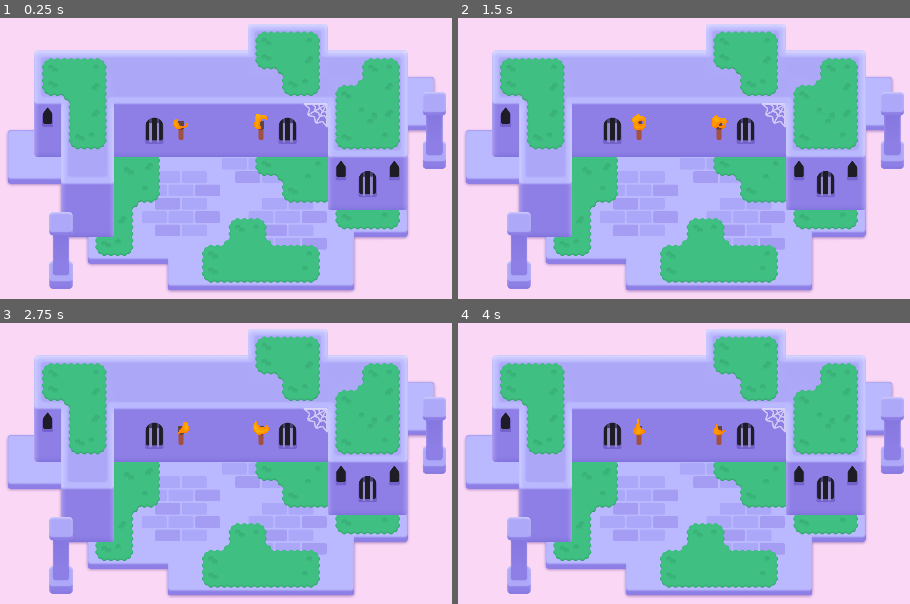
Above: before the commit, frames 1-4 (two rows, left to right).
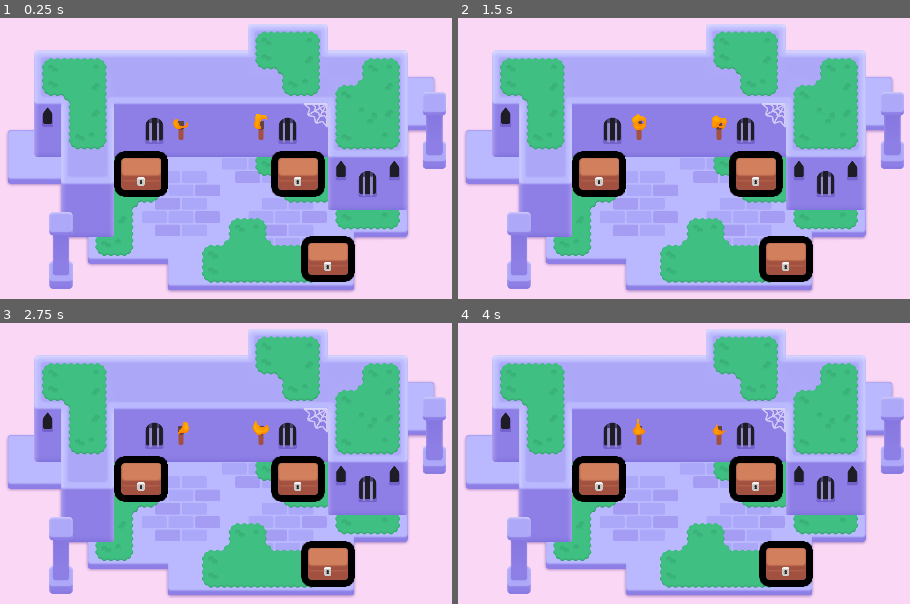
Above: after the commit, the same moments.

Repository: Wurtyl/2d-GameDev-Course
Game: Godot game, scene res://lessons/mini_dungeon.tscn
Two runs of this game, one before a commit and one after it. Both use one fixed random seed, a clock stepped at 60 frames per second and the inputs below.
Inputs (mouse positions are in pixels of both pictures, inside the frame that each line leads up to):
- Up to frame 1 (0.25 s): no input
- Up to frame 2 (1.5 s): tap Enter at 0.5 s; move the mouse to (855, 152) at 0.52 s; press the mouse at (855, 152) at 0.53 s; hold D (move_right) 0.53-1.28 s; tap Space at 0.77 s; move the mouse to (516, 197) at 1.27 s; release the mouse at (516, 197) at 1.28 s; hold S (move_down) from 1.28 s (still down); right-click (516, 197) at 1.35 s; click (516, 197) at 1.42 s
- Up to frame 3 (2.75 s): tap Space at 1.52 s; move the mouse to (302, 382) at 2.02 s; release S (move_down) at 2.03 s; hold D (move_right) from 2.03 s (still down); tap Z at 2.1 s; click (302, 382) at 2.17 s
- Up to frame 4 (4 s): move the mouse to (638, 570) at 2.77 s; release D (move_right) at 2.78 s; hold W (move_up) 2.78-3.53 s; click (638, 570) at 2.85 s; tap Space at 3.02, 3.77 s; move the mouse to (outside the picture) at 3.52 s; hold A (move_left) from 3.53 s (still down); hold Right mouse button (right_click) from 3.53 s (still down); click (outside the picture) at 3.67 s

The runs differ from the first frame. In frame 1, 5.7% of the frame differs, in the area x 25-79%, y 47-94%; in frame 2, 5.7%; in frame 3, 5.7%; in frame 4, 5.7%.

Commit message:
M.6 - Looting / L.3-4 / Complete

Diff:
--- /dev/null
+++ b/M06.looting_workbook/lessons/chest/chest.gd
@@ -0,0 +1,21 @@
+extends Area2D
+
+@onready var canvas_group = $CanvasGroup
+
+func _ready() -> void:
+	mouse_entered.connect(_on_mouse_entered)
+	mouse_exited.connect(_on_mouse_exited)
+	canvas_group.material.set_shader_parameter("line_thickness", 7.0)
+
+func _on_mouse_entered():
+	var tween := create_tween()
+	tween.tween_method(set_outline_thickness, 7.0, 10.0, 0.08)
+	canvas_group.material.set_shader_parameter("line_thickness", 10.0)
+
+func _on_mouse_exited():
+	var tween := create_tween()
+	tween.tween_method(set_outline_thickness, 10.0, 7.0, 0.08)
+	canvas_group.material.set_shader_parameter("line_thickness", 7.0)
+
+func set_outline_thickness(new_thickness: float) -> void:
+	canvas_group.material.set_shader_parameter("line_thickness", new_thickness)
--- a/M06.looting_workbook/lessons/chest/chest.tscn
+++ b/M06.looting_workbook/lessons/chest/chest.tscn
@@ -1,3 +1,83 @@
-[gd_scene format=3 uid="uid://m8w232sqestx"]
+[gd_scene load_steps=11 format=3 uid="uid://m8w232sqestx"]
+
+[ext_resource type="Shader" path="res://lessons/chest/group_outline.gdshader" id="1_bcxoa"]
+[ext_resource type="Script" path="res://lessons/chest/chest.gd" id="1_rult6"]
+[ext_resource type="Texture2D" uid="uid://bnem1cahhoxdk" path="res://lessons/chest/top.png" id="2_eh16b"]
+[ext_resource type="Texture2D" uid="uid://c3hwsm5ugp8qw" path="res://lessons/chest/bottom.png" id="2_l6n8r"]
+[ext_resource type="Texture2D" uid="uid://bu2jin246nel5" path="res://lessons/chest/lock.png" id="3_2byyv"]
+
+[sub_resource type="RectangleShape2D" id="RectangleShape2D_2qgjv"]
+size = Vector2(94, 74)
+
+[sub_resource type="ShaderMaterial" id="ShaderMaterial_m3fbo"]
+resource_local_to_scene = true
+shader = ExtResource("1_bcxoa")
+shader_parameter/line_color = Color(0, 0, 0, 1)
+shader_parameter/line_thickness = 7.0
+shader_parameter/viewport_scale = Vector2(1, 1)
+
+[sub_resource type="Animation" id="Animation_3fu7n"]
+resource_name = "open"
+tracks/0/type = "value"
+tracks/0/imported = false
+tracks/0/enabled = true
+tracks/0/path = NodePath("CanvasGroup/Top:position")
+tracks/0/interp = 1
+tracks/0/loop_wrap = true
+tracks/0/keys = {
+"times": PackedFloat32Array(0, 0.1, 0.2),
+"transitions": PackedFloat32Array(1, 1, 1),
+"update": 0,
+"values": [Vector2(1, -29), Vector2(51, -93), Vector2(113, 54)]
+}
+
+[sub_resource type="Animation" id="Animation_xnrsx"]
+length = 0.001
+tracks/0/type = "value"
+tracks/0/imported = false
+tracks/0/enabled = true
+tracks/0/path = NodePath("CanvasGroup/Top:position")
+tracks/0/interp = 1
+tracks/0/loop_wrap = true
+tracks/0/keys = {
+"times": PackedFloat32Array(0),
+"transitions": PackedFloat32Array(1),
+"update": 0,
+"values": [Vector2(1, -29)]
+}
+
+[sub_resource type="AnimationLibrary" id="AnimationLibrary_4eowo"]
+_data = {
+"RESET": SubResource("Animation_xnrsx"),
+"open": SubResource("Animation_3fu7n")
+}
 
 [node name="Chest" type="Area2D"]
+script = ExtResource("1_rult6")
+
+[node name="CollisionShape2D" type="CollisionShape2D" parent="."]
+visible = false
+position = Vector2(1, -21)
+shape = SubResource("RectangleShape2D_2qgjv")
+
+[node name="CanvasGroup" type="CanvasGroup" parent="."]
+material = SubResource("ShaderMaterial_m3fbo")
+
+[node name="Bottom" type="Sprite2D" parent="CanvasGroup"]
+position = Vector2(1, -17)
+texture = ExtResource("2_l6n8r")
+
+[node name="Top" type="Sprite2D" parent="CanvasGroup"]
+position = Vector2(1, -29)
+texture = ExtResource("2_eh16b")
+
+[node name="Lock" type="Sprite2D" parent="CanvasGroup"]
+position = Vector2(0, -3)
+texture = ExtResource("3_2byyv")
+
+[node name="Camera2D" type="Camera2D" parent="."]
+
+[node name="AnimationPlayer" type="AnimationPlayer" parent="."]
+libraries = {
+"": SubResource("AnimationLibrary_4eowo")
+}
--- a/M06.looting_workbook/lessons/mini_dungeon.tscn
+++ b/M06.looting_workbook/lessons/mini_dungeon.tscn
@@ -6,6 +6,7 @@
 [ext_resource type="Texture2D" uid="uid://c1rgncfgjxefj" path="res://assets/dungeon/pillar.png" id="4_gq228"]
 [ext_resource type="Texture2D" uid="uid://l0y1k1obencd" path="res://assets/dungeon/spider_web.png" id="5_ywba7"]
 [ext_resource type="PackedScene" uid="uid://eundh35r605v" path="res://assets/torch/torch.tscn" id="6_fokey"]
+[ext_resource type="PackedScene" uid="uid://m8w232sqestx" path="res://lessons/chest/chest.tscn" id="7_llyqd"]
 
 [sub_resource type="TileSetAtlasSource" id="TileSetAtlasSource_6s4s5"]
 texture = ExtResource("1_sym7n")
@@ -321,3 +322,12 @@
 mouse_filter = 2
 color = Color(0.977546, 0.842183, 0.960847, 1)
 metadata/_edit_lock_ = true
+
+[node name="Chest" parent="." instance=ExtResource("7_llyqd")]
+position = Vector2(760.12, 253.246)
+
+[node name="Chest2" parent="." instance=ExtResource("7_llyqd")]
+position = Vector2(832.12, 457.246)
+
+[node name="Chest3" parent="." instance=ExtResource("7_llyqd")]
+position = Vector2(384.12, 253.246)
--- a/M06.looting_workbook/practices/L3.P1.hover_the_balloon/balloon_hover.gd
+++ b/M06.looting_workbook/practices/L3.P1.hover_the_balloon/balloon_hover.gd
@@ -5,6 +5,8 @@
 
 
 func _ready() -> void:
+	mouse_entered.connect(_on_mouse_entered)
+	mouse_exited.connect(_on_mouse_exited)
 	set_outline_thickness(5.0)
 
 
@@ -14,8 +16,8 @@
 
 
 func _on_mouse_entered() -> void:
-	pass
+	set_outline_thickness(10.0)
 
 
 func _on_mouse_exited() -> void:
-	pass
+	set_outline_thickness(5.0)
--- a/M06.looting_workbook/practices/L3.P1.hover_the_balloon/balloon_hover.tscn
+++ b/M06.looting_workbook/practices/L3.P1.hover_the_balloon/balloon_hover.tscn
@@ -1,12 +1,19 @@
-[gd_scene load_steps=5 format=3]
+[gd_scene load_steps=7 format=3 uid="uid://bg0q28go1m3a1"]
 
 [ext_resource type="Script" path="res://practices/L3.P1.hover_the_balloon/balloon_hover.gd" id="1_vlnte"]
-[ext_resource type="Texture2D" path="res://practices/L3.P1.hover_the_balloon/balloon_tail.png" id="2_vuggf"]
-[ext_resource type="Texture2D" path="res://practices/L3.P1.hover_the_balloon/balloon_top.png" id="3_ora8m"]
+[ext_resource type="Shader" path="res://practices/L3.P1.hover_the_balloon/group_outline.gdshader" id="2_anhf2"]
+[ext_resource type="Texture2D" uid="uid://cf487car4l5gm" path="res://practices/L3.P1.hover_the_balloon/balloon_tail.png" id="2_vuggf"]
+[ext_resource type="Texture2D" uid="uid://b1adpk1vpdh7r" path="res://practices/L3.P1.hover_the_balloon/balloon_top.png" id="3_ora8m"]
 
 [sub_resource type="CapsuleShape2D" id="CapsuleShape2D_cs4t6"]
 radius = 47.0
 height = 166.0
+
+[sub_resource type="ShaderMaterial" id="ShaderMaterial_10jqv"]
+shader = ExtResource("2_anhf2")
+shader_parameter/line_color = Color(0, 0, 0, 1)
+shader_parameter/line_thickness = 4.0
+shader_parameter/viewport_scale = Vector2(1, 1)
 
 [node name="BalloonHover" type="Area2D"]
 position = Vector2(960, 540)
@@ -19,6 +26,7 @@
 shape = SubResource("CapsuleShape2D_cs4t6")
 
 [node name="CanvasGroup" type="CanvasGroup" parent="."]
+material = SubResource("ShaderMaterial_10jqv")
 position = Vector2(0, 33)
 
 [node name="Tail" type="Sprite2D" parent="CanvasGroup"]
--- a/M06.looting_workbook/practices/L3.P1.hover_the_balloon/hover_the_balloon.tscn
+++ b/M06.looting_workbook/practices/L3.P1.hover_the_balloon/hover_the_balloon.tscn
@@ -1,16 +1,11 @@
-[gd_scene load_steps=3 format=3]
+[gd_scene load_steps=2 format=3 uid="uid://cgjb476vkfkb6"]
 
-[ext_resource type="PackedScene" path="res://practices/L3.P1.hover_the_balloon/balloon_hover.tscn" id="1_biewv"]
-[ext_resource type="Script" path="res://practices/L3.P1.hover_the_balloon/balloon_hover.gd" id="2_mo74b"]
+[ext_resource type="PackedScene" uid="uid://bg0q28go1m3a1" path="res://practices/L3.P1.hover_the_balloon/balloon_hover.tscn" id="1_biewv"]
 
 [node name="HoverTheBalloon" type="Node2D"]
 metadata/_edit_horizontal_guides_ = []
 
-[node name="BalloonHover" type="Area2D" parent="." instance=ExtResource("1_biewv")]
-position = Vector2(960, 540)
-collision_layer = 2
-collision_mask = 0
-script = ExtResource("2_mo74b")
+[node name="BalloonHover" parent="." instance=ExtResource("1_biewv")]
 
 [node name="ExtraVisuals" type="Node" parent="."]
 
--- a/M06.looting_workbook/practices/L3.P2.sting_the_balloon/balloon_sting.gd
+++ b/M06.looting_workbook/practices/L3.P2.sting_the_balloon/balloon_sting.gd
@@ -2,8 +2,7 @@
 
 
 func _ready() -> void:
-	pass
-
+	mouse_entered.connect(_on_mouse_entered)
 
 func _on_mouse_entered() -> void:
-	pass
+	queue_free()
--- a/M06.looting_workbook/practices/L3.P2.sting_the_balloon/balloon_sting.tscn
+++ b/M06.looting_workbook/practices/L3.P2.sting_the_balloon/balloon_sting.tscn
@@ -1,9 +1,9 @@
-[gd_scene load_steps=6 format=3]
+[gd_scene load_steps=6 format=3 uid="uid://ch660rtquoky"]
 
 [ext_resource type="Script" path="res://practices/L3.P2.sting_the_balloon/balloon_sting.gd" id="1_bhjam"]
-[ext_resource type="Material" path="res://practices/L3.P2.sting_the_balloon/material.tres" id="2_rlib3"]
-[ext_resource type="Texture2D" path="res://practices/L3.P2.sting_the_balloon/balloon_tail.png" id="3_ujshq"]
-[ext_resource type="Texture2D" path="res://practices/L3.P2.sting_the_balloon/balloon_top.png" id="4_4hph6"]
+[ext_resource type="Material" uid="uid://mu3l3tnidk6h" path="res://practices/L3.P2.sting_the_balloon/material.tres" id="2_rlib3"]
+[ext_resource type="Texture2D" uid="uid://bkhg7vixe1w41" path="res://practices/L3.P2.sting_the_balloon/balloon_tail.png" id="3_ujshq"]
+[ext_resource type="Texture2D" uid="uid://bn6jrawnf5ijj" path="res://practices/L3.P2.sting_the_balloon/balloon_top.png" id="4_4hph6"]
 
 [sub_resource type="CapsuleShape2D" id="CapsuleShape2D_lppgf"]
 radius = 47.0
--- a/M06.looting_workbook/practices/L3.P2.sting_the_balloon/sting_the_balloon.tscn
+++ b/M06.looting_workbook/practices/L3.P2.sting_the_balloon/sting_the_balloon.tscn
@@ -1,16 +1,11 @@
-[gd_scene load_steps=3 format=3]
+[gd_scene load_steps=2 format=3 uid="uid://buhvg7tdhclfv"]
 
-[ext_resource type="PackedScene" path="res://practices/L3.P2.sting_the_balloon/balloon_sting.tscn" id="1_cq1j7"]
-[ext_resource type="Script" path="res://practices/L3.P2.sting_the_balloon/balloon_sting.gd" id="2_hngyr"]
+[ext_resource type="PackedScene" uid="uid://ch660rtquoky" path="res://practices/L3.P2.sting_the_balloon/balloon_sting.tscn" id="1_cq1j7"]
 
 [node name="StingTheBalloon" type="Node2D"]
 metadata/_edit_horizontal_guides_ = []
 
-[node name="BalloonSting" type="Area2D" parent="." instance=ExtResource("1_cq1j7")]
-position = Vector2(960, 540)
-collision_layer = 2
-collision_mask = 0
-script = ExtResource("2_hngyr")
+[node name="BalloonSting" parent="." instance=ExtResource("1_cq1j7")]
 
 [node name="ExtraVisuals" type="Node" parent="."]
 
--- a/M06.looting_workbook/project.godot
+++ b/M06.looting_workbook/project.godot
@@ -16,6 +16,11 @@
 config/features=PackedStringArray("4.2", "Forward Plus")
 config/icon="res://icon_looting.png"
 
+[autoload]
+
+UITestPanel="*res://addons/gdquest_practice_framework/tester/ui_test_panel.tscn"
+Metadata="*res://addons/gdquest_practice_framework/practice_solutions/metadata.gd"
+
 [display]
 
 window/size/viewport_width=1920
@@ -24,6 +29,10 @@
 window/size/window_width_override=1152
 window/size/window_height_override=648
 window/stretch/mode="canvas_items"
+
+[editor_plugins]
+
+enabled=PackedStringArray("res://addons/gdquest_practice_framework/plugin.cfg")
 
 [input]
 
Not shown: 1 places in M06.looting_workbook/lessons/mini_dungeon.tscn that only renumber resources
